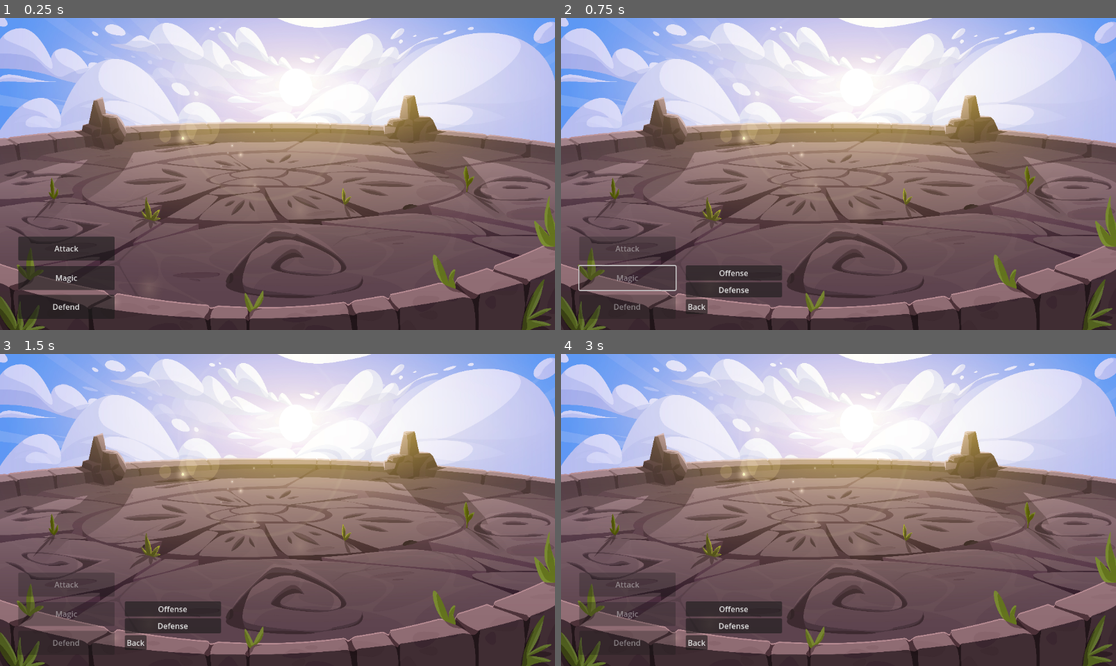
Above: before the commit, frames 1-4 (two rows, left to right).
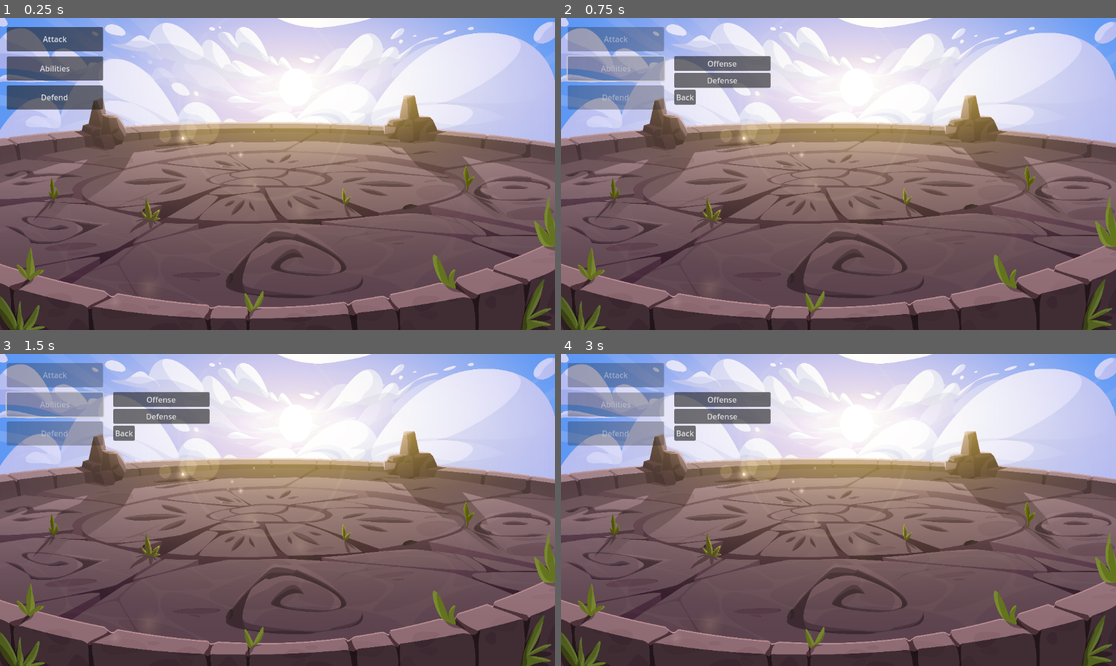
Above: after the commit, the same moments.

Repository: nealberones/GameOutput1
Game: Godot game, scene res://battle.tscn
Two runs of this game, one before a commit and one after it. Both use one fixed random seed, a clock stepped at 60 frames per second and the inputs below.
Inputs (mouse positions are in pixels of both pictures, inside the frame that each line leads up to):
- Up to frame 1 (0.25 s): no input
- Up to frame 2 (0.75 s): click "Magic" (after the commit: "Abilities") at 0.5 s
- Up to frame 3 (1.5 s): click (227, 591) at 1.25 s, where only the run before the commit has a clickable "Fire Ball"
- Up to frame 4 (3 s): click (788, 591) at 2 s, where only the run before the commit has a clickable "Ice Blast"; click (777, 382) at 2.75 s, where only the run after the commit has a clickable "AOE"

The runs differ from the first frame. In frame 1, 7.1% of the frame differs, in the area x 1-21%, y 2-97%; in frame 2, 9.0%, in the area x 1-40%, y 2-97%; in frame 3, 8.8%; in frame 4, 8.7%.

Commit message:
Winton v1

Diff:
--- a/battle.tscn
+++ b/battle.tscn
@@ -13,3 +13,11 @@
 expand_mode = 1
 
 [node name="Menu" parent="." instance=ExtResource("1_fos2e")]
+offset_left = -24.0
+offset_top = -435.0
+offset_right = -24.0
+offset_bottom = -435.0
+
+[node name="Winston" type="CharacterBody2D" parent="."]
+
+[node name="Sprite2D" type="Sprite2D" parent="Winston"]
--- a/menu.gd
+++ b/menu.gd
@@ -10,6 +10,15 @@
 	get_node("MagicMenuContainer/Defense").disabled = not get_node("MagicMenuContainer/Defense").disabled
 	get_node("MagicMenuContainer/MagicMenuBack").disabled = not get_node("MagicMenuContainer/MagicMenuBack").disabled
 
+func toggleaoebuttons():
+	get_node("OffenseMenu/Leap").disabled = not get_node("OffenseMenu/Leap").disabled
+	get_node("OffenseMenu/Tesla Shot").disabled = not get_node("OffenseMenu/Tesla Shot").disabled
+	get_node("OffenseMenu/Single Target").disabled = not get_node("OffenseMenu/Single Target").disabled
+
+func togglesinglebuttons():
+	get_node("OffenseMenu/Tesla Cannon").disabled = not get_node("OffenseMenu/Tesla Cannon").disabled
+	get_node("OffenseMenu/Primal Rage").disabled = not get_node("OffenseMenu/Primal Rage").disabled
+	get_node("OffenseMenu/AOE").disabled = not get_node("OffenseMenu/AOE").disabled
 
 func _on_attack_menu_button_pressed():
 	$AnimationPlayer.play("popup")
@@ -34,3 +43,64 @@
 func _on_offense_menu_back_pressed():
 	$AnimationPlayer.play_backwards("offensepopup")
 	togglemagicbuttons()
+
+func _on_axe_kick_toggled(button_pressed):
+	if button_pressed==true:
+		$AtkMenuContainer/Jab.disabled = true
+		$AtkMenuContainer/Straight.disabled = true
+		$AtkMenuContainer/Cross.disabled = true
+		$AtkMenuContainer/Grapple.disabled = true
+		$AtkMenuContainer/Confirm.disabled = false
+
+func _on_roundhouse_kick_toggled(button_pressed):
+	if button_pressed==true:
+		$AtkMenuContainer/Jab.disabled = true
+		$AtkMenuContainer/Straight.disabled = true
+		$AtkMenuContainer/Cross.disabled = true
+		$AtkMenuContainer/Grapple.disabled = true
+		$AtkMenuContainer/Confirm.disabled = false
+
+func _on_reset_pressed():
+	$AtkMenuContainer/Jab.disabled = false
+	$AtkMenuContainer/Straight.disabled = false
+	$AtkMenuContainer/Cross.disabled = false
+	$AtkMenuContainer/Grapple.disabled = false
+	$"AtkMenuContainer/Roundhouse Kick".disabled = false
+	$"AtkMenuContainer/Axe Kick".disabled = false
+	$AtkMenuContainer/Confirm.disabled = true
+
+
+func _on_straight_toggled(button_pressed):
+	$"AtkMenuContainer/Roundhouse Kick".disabled = true
+	$"AtkMenuContainer/Axe Kick".disabled = true
+	$AtkMenuContainer/Grapple.disabled = true
+	$AtkMenuContainer/Confirm.disabled = false
+
+func _on_jab_toggled(button_pressed):
+	$"AtkMenuContainer/Roundhouse Kick".disabled = true
+	$"AtkMenuContainer/Axe Kick".disabled = true
+	$AtkMenuContainer/Grapple.disabled = true
+	$AtkMenuContainer/Confirm.disabled = false
+
+func _on_cross_toggled(button_pressed):
+	$"AtkMenuContainer/Roundhouse Kick".disabled = true
+	$"AtkMenuContainer/Axe Kick".disabled = true
+	$AtkMenuContainer/Grapple.disabled = true
+	$AtkMenuContainer/Confirm.disabled = false
+
+
+func _on_grapple_toggled(button_pressed):
+	$"AtkMenuContainer/Roundhouse Kick".disabled = true
+	$"AtkMenuContainer/Axe Kick".disabled = true
+	$AtkMenuContainer/Jab.disabled = false
+	$AtkMenuContainer/Straight.disabled = false
+	$AtkMenuContainer/Cross.disabled = false
+	$AtkMenuContainer/Confirm.disabled = false
+
+
+func _on_single_target_toggled(button_pressed):
+	togglesinglebuttons()
+
+
+func _on_aoe_toggled(button_pressed):
+	toggleaoebuttons()
--- a/menu.tscn
+++ b/menu.tscn
@@ -85,7 +85,7 @@
 offset_top = 515.0
 offset_right = 238.0
 offset_bottom = 565.0
-text = "Magic"
+text = "Abilities"
 
 [node name="DefendMenuButton" type="Button" parent="."]
 layout_mode = 0
@@ -126,13 +126,33 @@
 offset_bottom = 560.0
 scale = Vector2(1e-05, 1e-05)
 
-[node name="Fire Ball" type="Button" parent="OffenseMenu"]
-layout_mode = 2
-text = "Fire Ball"
-
-[node name="Ice Blast" type="Button" parent="OffenseMenu"]
-layout_mode = 2
-text = "Ice Blast"
+[node name="Single Target" type="Button" parent="OffenseMenu"]
+layout_mode = 2
+toggle_mode = true
+text = "Single Target"
+
+[node name="AOE" type="Button" parent="OffenseMenu"]
+layout_mode = 2
+toggle_mode = true
+text = "AOE"
+
+[node name="Tesla Cannon" type="Button" parent="OffenseMenu"]
+layout_mode = 2
+text = "Tesla Cannon"
+
+[node name="Primal Rage" type="Button" parent="OffenseMenu"]
+layout_mode = 2
+text = "Primal Rage"
+
+[node name="Leap" type="Button" parent="OffenseMenu"]
+layout_mode = 2
+toggle_mode = true
+text = "Leap"
+
+[node name="Tesla Shot" type="Button" parent="OffenseMenu"]
+layout_mode = 2
+toggle_mode = true
+text = "Tesla Shot"
 
 [node name="OffenseMenuBack" type="Button" parent="OffenseMenu"]
 layout_mode = 2
@@ -150,15 +170,41 @@
 
 [node name="Jab" type="Button" parent="AtkMenuContainer"]
 layout_mode = 2
+toggle_mode = true
 text = "Jab"
 
-[node name="Kick" type="Button" parent="AtkMenuContainer"]
-layout_mode = 2
-text = "Kick"
+[node name="Straight" type="Button" parent="AtkMenuContainer"]
+layout_mode = 2
+toggle_mode = true
+text = "Straight"
+
+[node name="Roundhouse Kick" type="Button" parent="AtkMenuContainer"]
+layout_mode = 2
+toggle_mode = true
+text = "Roundhouse Kick"
+
+[node name="Axe Kick" type="Button" parent="AtkMenuContainer"]
+layout_mode = 2
+toggle_mode = true
+text = "Axe Kick"
 
 [node name="Cross" type="Button" parent="AtkMenuContainer"]
 layout_mode = 2
+toggle_mode = true
 text = "Cross"
+
+[node name="Grapple" type="Button" parent="AtkMenuContainer"]
+layout_mode = 2
+toggle_mode = true
+text = "Grapple"
+
+[node name="Reset" type="Button" parent="AtkMenuContainer"]
+layout_mode = 2
+text = "Reset"
+
+[node name="Confirm" type="Button" parent="AtkMenuContainer"]
+layout_mode = 2
+text = "Confirm"
 
 [node name="AtkMenuBack" type="Button" parent="AtkMenuContainer"]
 layout_mode = 2
@@ -169,5 +215,14 @@
 [connection signal="pressed" from="MagicMenuButton" to="." method="_on_magic_menu_button_pressed"]
 [connection signal="pressed" from="MagicMenuContainer/Offense" to="." method="_on_offense_pressed"]
 [connection signal="pressed" from="MagicMenuContainer/MagicMenuBack" to="." method="_on_magic_menu_back_pressed"]
+[connection signal="toggled" from="OffenseMenu/Single Target" to="." method="_on_single_target_toggled"]
+[connection signal="toggled" from="OffenseMenu/AOE" to="." method="_on_aoe_toggled"]
 [connection signal="pressed" from="OffenseMenu/OffenseMenuBack" to="." method="_on_offense_menu_back_pressed"]
+[connection signal="toggled" from="AtkMenuContainer/Jab" to="." method="_on_jab_toggled"]
+[connection signal="toggled" from="AtkMenuContainer/Straight" to="." method="_on_jab_toggled"]
+[connection signal="toggled" from="AtkMenuContainer/Roundhouse Kick" to="." method="_on_roundhouse_kick_toggled"]
+[connection signal="toggled" from="AtkMenuContainer/Axe Kick" to="." method="_on_axe_kick_toggled"]
+[connection signal="toggled" from="AtkMenuContainer/Cross" to="." method="_on_cross_toggled"]
+[connection signal="toggled" from="AtkMenuContainer/Grapple" to="." method="_on_grapple_toggled"]
+[connection signal="pressed" from="AtkMenuContainer/Reset" to="." method="_on_reset_pressed"]
 [connection signal="pressed" from="AtkMenuContainer/AtkMenuBack" to="." method="_on_back_pressed"]
Binary file added: winston.png
Not shown, added: winston.png.import
